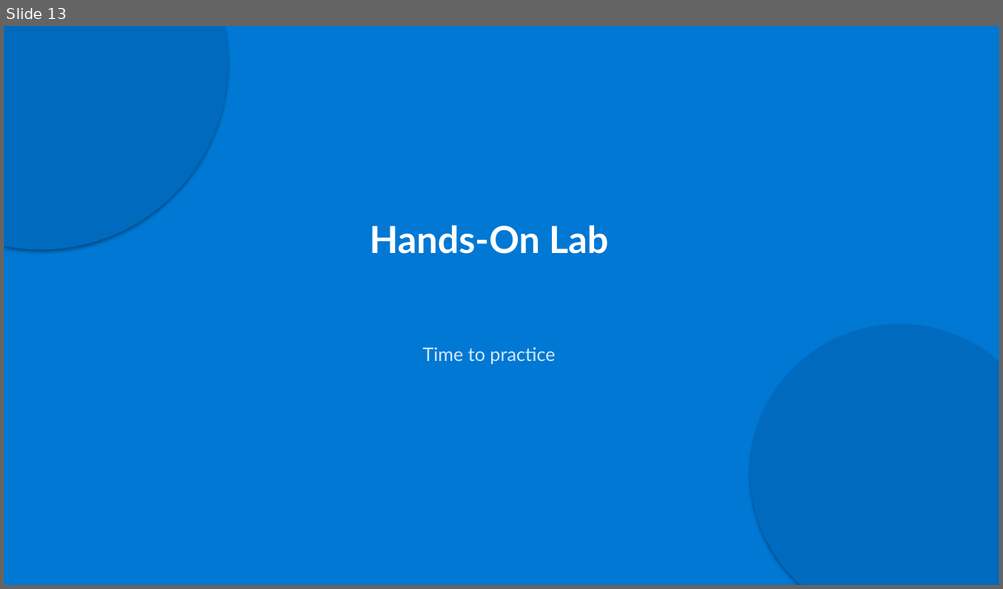
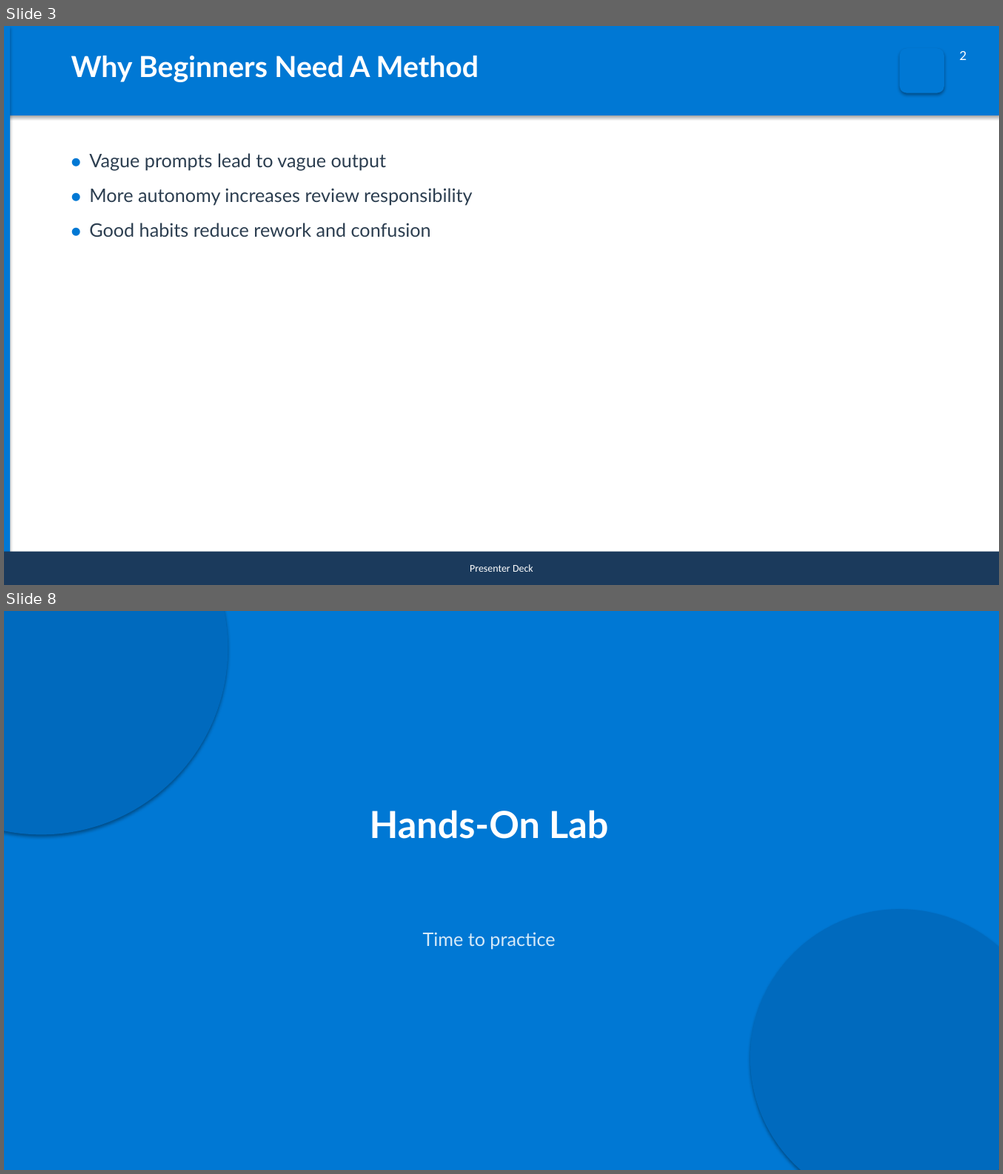
Before and after one commit to reyesry05/AI-Coding-Agent-Training, a slide deck: pptx-output/01-beginner-copilot-agent-best-practices.pptx. Shown one above the other, each under a label of ours: slide 13 before the commit, slides 3 and 8 after it; the slides between them are not shown. The pictures are 1003x589 and 1003x1174 pixels, drawn with LibreOffice and Linux fonts; fonts in the diff are those of the drawing. Boxes give left, top, right and bottom in pixels: in the first picture for what was removed or moved away, otherwise in the second. Text is boxed around its words. In the diff, an @@ line names an element or a change of style, - is before the commit and + after.

```diff
--- a/pptx-output/01-beginner-copilot-agent-best-practices.pptx
+++ b/pptx-output/01-beginner-copilot-agent-best-practices.pptx
@@ slide 3 added at <box>4,26,999,585</box>, background #FFFFFF @@
@@ rectangle added at <box>4,26,999,116</box>, fill #0078D4 @@
@@ rectangle added at <box>4,26,10,585</box>, fill #0078D4 @@
@@ text added at <box>71,56,478,82</box>, 28 pt, text #FFFFFF, bold @@
+Why Beginners Need A Method
@@ rounded rectangle added at <box>899,48,944,93</box>, fill #0078D4 @@
@@ text added at <box>959,51,967,60</box>, 12 pt, text #FFFFFF @@
+2
@@ text added at <box>89,153,472,237</box>, 18 pt, text #2C3E50 @@
+● Vague prompts lead to vague output
+● More autonomy increases review responsibility
+● Good habits reduce rework and confusion
@@ rectangle added at <box>4,552,999,585</box>, fill #1B3A5C, 10 pt, text #FFFFFF @@
+Presenter Deck
@@ what was slide 13 is now slide 8 @@
```
Also in this commit, not shown: 5 slides changed, 11 other slides added, 13 slides removed, 45 other files.
